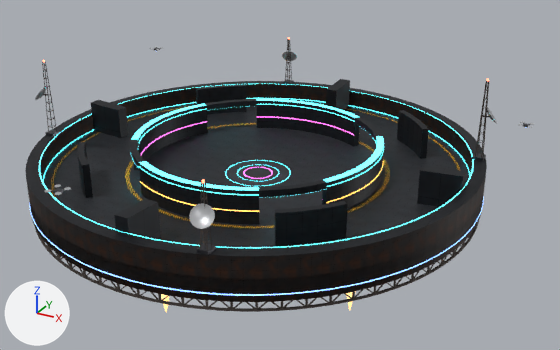
The glTF model assets/arena/sky_arena.glb, before and after one commit.
Before and after are seen from a 50 mm camera at (43.1, -72.9, 36.8) aimed at (3.8, -1.5, 1.1). Lighting does not change. The marker at lower left points along +X, +Y and +Z. The picture after the commit comes second. Objects named as collision shapes, trigger or cutter boxes, shadow casters or lower levels of detail are left out. Where no turn or scale is listed for an object, it has been applied to the vertices. Vertices at exactly the same position are counted once.

Names of what the first picture shows: 'Antenna_0', 'Antenna_3', 'Base', 'Deck', 'Neon', 'PurpleWall', 'RedBlueWalls', 'Rim', 'Truss' and 6 more.
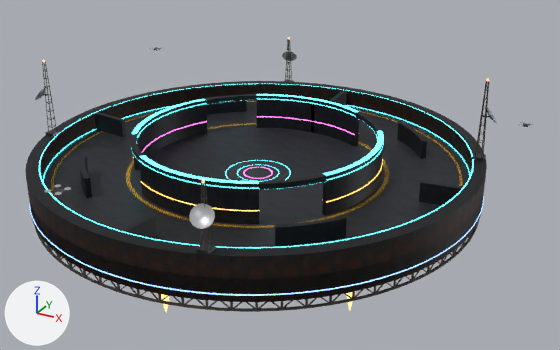
The edits, one by one:
me_neon is used by ob_neon; location (0.0, 0.0, 0.0).
me_neon had 2794 vertices, 3192 faces and spanned x -26.1..26.1, y -26.1..26.1, z -0.5..4.4.
me_neon now has 2794 vertices, 3192 faces and spans x -26.1..26.1, y -26.1..26.1, z -0.5..5.1.
me_neon part 1: the loose piece of 53 vertices spanning x -7.1..7.1, y 11.8..13.8, z 3.9..4.0 is moved by (0.0, 0.1, 0.7).
me_neon part 2: the loose piece of 34 vertices spanning x -7.5..7.5, y 11.8..14.6, z 4.4 is moved by (0.0, 0.0, 0.7).
me_neon part 3: the loose piece of 53 vertices spanning x -13.8..-11.8, y -7.1..7.1, z 3.9..4.0 is moved by (-0.1, 0.0, 0.7).
me_neon part 4: the loose piece of 34 vertices spanning x -14.6..-11.8, y -7.5..7.5, z 4.4 is moved by (0.0, 0.0, 0.7).
me_neon part 5: the loose piece of 53 vertices spanning x -7.5..7.5, y -14.6..-12.5, z 3.9..4.0 is moved by (0.0, 0.1, 0.7).
me_neon part 6: the loose piece of 34 vertices spanning x -7.5..7.5, y -14.6..-11.8, z 4.4 is moved by (0.0, 0.0, 0.7).
me_neon part 7: the loose piece of 53 vertices spanning x 12.5..14.6, y -7.5..7.5, z 3.9..4.0 is moved by (-0.1, 0.0, 0.7).
me_neon part 8: the loose piece of 34 vertices spanning x 11.8..14.6, y -7.5..7.5, z 4.4 is moved by (0.0, 0.0, 0.7).
Other edits to the shape of me_neon do not show in these pictures.
me_purplewall is used by ob_purplewall; location (0.0, 0.0, 0.0).
me_purplewall had 384 vertices, 640 faces and spanned x -14.6..14.6, y -14.6..14.6, z -1.2..4.4.
me_purplewall now has 384 vertices, 640 faces and spans x -14.5..14.5, y -14.5..14.5, z -1.2..5.1.
me_purplewall part 9: 384 of 384 vertices moved; they spanned x -14.6..14.6, y -14.6..14.6, z -1.2..4.4 and now span x -14.5..14.5, y -14.5..14.5, z -1.2..5.1; mean shift (0.0, 0.0, 0.5).
me_purplewall part 10: 368 kept faces spanning x -14.5..14.5, y -14.5..14.5, z -1.2..5.1 get new texture (UV) coordinates.
me_redbluewalls is used by ob_redbluewalls; location (0.0, 0.0, 0.0).
me_redbluewalls had 128 vertices, 184 faces and spanned x -24.5..24.5, y -24.5..24.5, z -1.2..5.0.
me_redbluewalls now has 128 vertices, 184 faces and spans x -24.5..24.5, y -24.5..24.5, z -1.2..3.5.
me_redbluewalls part 11: the loose piece of 8 vertices spanning x 20.0..24.5, y -0.8..0.8, z -1.2..5.0 is scaled about its middle by (1, 0.4, 0.745), then moved by (0.0, 0.0, -0.8).
me_redbluewalls part 12: the loose piece of 8 vertices spanning x -0.8..0.8, y 20.0..24.5, z -1.2..5.0 is scaled about its middle by (0.4, 1, 0.745), then moved by (0.0, 0.0, -0.8).
me_redbluewalls part 13: the loose piece of 8 vertices spanning x -24.5..-20.0, y -0.8..0.8, z -1.2..5.0 is scaled about its middle by (1, 0.4, 0.745), then moved by (0.0, 0.0, -0.8).
me_redbluewalls part 14: the loose piece of 8 vertices spanning x -0.8..0.8, y -24.5..-20.0, z -1.2..5.0 is scaled about its middle by (0.4, 1, 0.745), then moved by (0.0, 0.0, -0.8).
me_redbluewalls part 15: the loose piece of 24 vertices spanning x 11.2..16.7, y 11.2..16.7, z -1.2..4.7 is scaled about its middle by (0.995, 0.995, 0.739), then moved by (0.0, 0.0, -0.8).
me_redbluewalls part 16: the loose piece of 24 vertices spanning x -16.7..-11.2, y 11.2..16.7, z -1.2..4.7 is scaled about its middle by (0.995, 0.995, 0.739), then moved by (0.0, 0.0, -0.8).
me_redbluewalls part 17: the loose piece of 24 vertices spanning x -16.7..-11.2, y -16.7..-11.2, z -1.2..4.7 is scaled about its middle by (0.995, 0.995, 0.739), then moved by (0.0, 0.0, -0.8).
me_redbluewalls part 18: the loose piece of 24 vertices spanning x 11.2..16.7, y -16.7..-11.2, z -1.2..4.7 is scaled about its middle by (0.995, 0.995, 0.739), then moved by (0.0, 0.0, -0.8).

Pixel boxes [x1, y1, x2, y2] of what changed, in the pictures (560 x 350 px; the box of a moved part takes in the faces that stretch with it):
'PurpleWall', reshaped
    before: [130, 99, 384, 225]
    after: [131, 94, 383, 224]
'RedBlueWalls', reshaped (7% shorter)
    before: [77, 79, 467, 247]
    after: [79, 90, 463, 247]
part 1 of me_neon, moved or reshaped
    before: [257, 104, 355, 122]
    after: [272, 99, 355, 116]
part 2 of me_neon, moved or reshaped
    before: [257, 99, 359, 118]
    after: [257, 94, 359, 112]
part 3 of me_neon, moved or reshaped
    before: [139, 108, 207, 143]
    after: [137, 103, 206, 138]
part 4 of me_neon, moved or reshaped
    before: [131, 104, 205, 140]
    after: [132, 99, 205, 134]
part 5 of me_neon, moved or reshaped
    before: [139, 166, 259, 195]
    after: [139, 160, 259, 189]
part 6 of me_neon, moved or reshaped
    before: [139, 161, 259, 191]
    after: [139, 155, 259, 184]
part 7 of me_neon, moved or reshaped
    before: [327, 149, 384, 187]
    after: [327, 140, 384, 180]
part 8 of me_neon, moved or reshaped
    before: [323, 136, 384, 182]
    after: [323, 131, 384, 176]
part 9 of me_purplewall, moved or reshaped
    before: [130, 99, 382, 205]
    after: [131, 94, 382, 215]
part 10 of me_purplewall, surface changed
    both: [138, 101, 383, 224]
part 11 of me_redbluewalls, moved or reshaped
    before: [417, 166, 467, 207]
    after: [419, 180, 463, 205]
part 12 of me_redbluewalls, moved or reshaped
    before: [326, 79, 350, 110]
    after: [329, 90, 347, 106]
part 13 of me_redbluewalls, moved or reshaped
    before: [91, 100, 128, 138]
    after: [94, 112, 126, 137]
part 14 of me_redbluewalls, moved or reshaped
    before: [114, 199, 161, 239]
    after: [121, 214, 157, 238]
part 15 of me_redbluewalls, moved or reshaped
    before: [397, 110, 429, 159]
    after: [397, 122, 427, 159]
part 16 of me_redbluewalls, moved or reshaped
    before: [196, 84, 247, 115]
    after: [196, 96, 247, 115]
part 17 of me_redbluewalls, moved or reshaped
    before: [77, 142, 93, 198]
    after: [79, 155, 92, 198]
part 18 of me_redbluewalls, moved or reshaped
    before: [275, 201, 348, 247]
    after: [275, 216, 347, 247]
